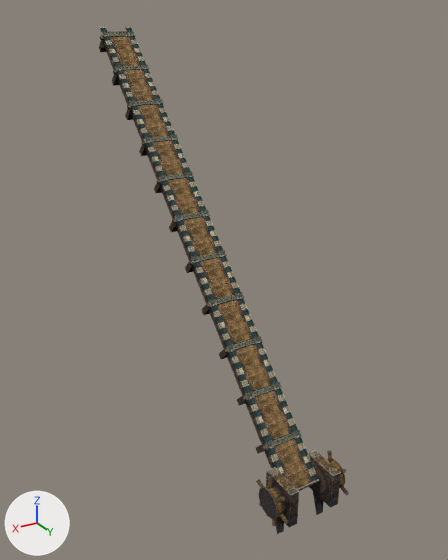
An edit to the glTF model Project/area/stage/1 sand oasis/data/environment/object/model/platform/Drawbridge.gltf, drawn before and after from the same camera.
The view is the same before and after, from a 50 mm camera at (24.0, 28.6, 32.8) aimed at (-1.2, -13.5, 11.8). Lighting does not change. The marker at lower left points along +X, +Y and +Z.

In view in the first picture: 'DrawbridgeBridgeMesh', 'DrawbridgeCogMesh', 'DrawbridgeStaticMesh'.
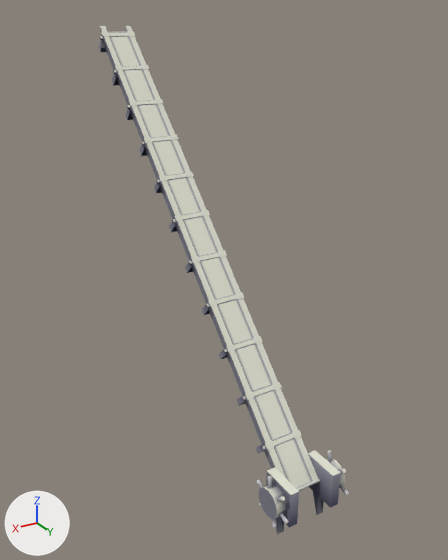
Patch to the scene script:
```diff
--- a/Project/area/stage/1 sand oasis/data/environment/object/model/platform/Drawbridge.gltf.py
+++ b/Project/area/stage/1 sand oasis/data/environment/object/model/platform/Drawbridge.gltf.py
@@ mat_drawbridge_trim @@
 n2 = _N.new('ShaderNodeMix'); n2.name = 'Mix'
 n2.inputs[0].default_value = 1.0  # 'Factor'
+n2.inputs[7].default_value = (0.8, 0.8, 0.8, 1.0)  # 'B', white #e7e7e7
 n3 = _N.new('ShaderNodeVertexColor'); n3.name = 'Color Attribute'
-n4 = _N.new('ShaderNodeTexImage'); n4.name = 'Image Texture'
-n4.image = img_drawbridge_trim
 _L.new(n0.outputs[0], n1.inputs[0])  # 'BSDF' to 'Surface'
 _L.new(n2.outputs[2], n0.inputs[0])  # 'Result' to 'Base Color'
-_L.new(n3.outputs[0], n2.inputs[7])  # 'Color' to 'B'
-_L.new(n4.outputs[0], n2.inputs[6])  # 'Color' to 'A'
+_L.new(n3.outputs[0], n2.inputs[6])  # 'Color' to 'A'
@@ mat_drawbridge_wood @@
 n2 = _N.new('ShaderNodeMix'); n2.name = 'Mix'
 n2.inputs[0].default_value = 1.0  # 'Factor'
+n2.inputs[7].default_value = (0.8, 0.8, 0.8, 1.0)  # 'B', white #e7e7e7
 n3 = _N.new('ShaderNodeVertexColor'); n3.name = 'Color Attribute'
-n4 = _N.new('ShaderNodeTexImage'); n4.name = 'Image Texture'
-n4.image = img_drawbridge_wood
 _L.new(n0.outputs[0], n1.inputs[0])  # 'BSDF' to 'Surface'
 _L.new(n2.outputs[2], n0.inputs[0])  # 'Result' to 'Base Color'
-_L.new(n3.outputs[0], n2.inputs[7])  # 'Color' to 'B'
-_L.new(n4.outputs[0], n2.inputs[6])  # 'Color' to 'A'
+_L.new(n3.outputs[0], n2.inputs[6])  # 'Color' to 'A'
@@ mat_drawbridge_machinery @@
 n2 = _N.new('ShaderNodeMix'); n2.name = 'Mix'
 n2.inputs[0].default_value = 1.0  # 'Factor'
+n2.inputs[7].default_value = (0.8, 0.8, 0.8, 1.0)  # 'B', white #e7e7e7
 n3 = _N.new('ShaderNodeVertexColor'); n3.name = 'Color Attribute'
-n4 = _N.new('ShaderNodeTexImage'); n4.name = 'Image Texture'
-n4.image = img_drawbridge_machinery
 _L.new(n0.outputs[0], n1.inputs[0])  # 'BSDF' to 'Surface'
 _L.new(n2.outputs[2], n0.inputs[0])  # 'Result' to 'Base Color'
-_L.new(n3.outputs[0], n2.inputs[7])  # 'Color' to 'B'
-_L.new(n4.outputs[0], n2.inputs[6])  # 'Color' to 'A'
+_L.new(n3.outputs[0], n2.inputs[6])  # 'Color' to 'A'
```

Pixel boxes (x1, y1, x2, y2) of what changed, in the pictures (448 x 560 px):
'DrawbridgeBridgeMesh', surface changed (brown to grey)
    both: (99, 26, 320, 491)
'DrawbridgeStaticMesh', surface changed
    both: (266, 450, 341, 534)
'DrawbridgeCogMesh', surface changed
    both: (256, 450, 349, 527)
